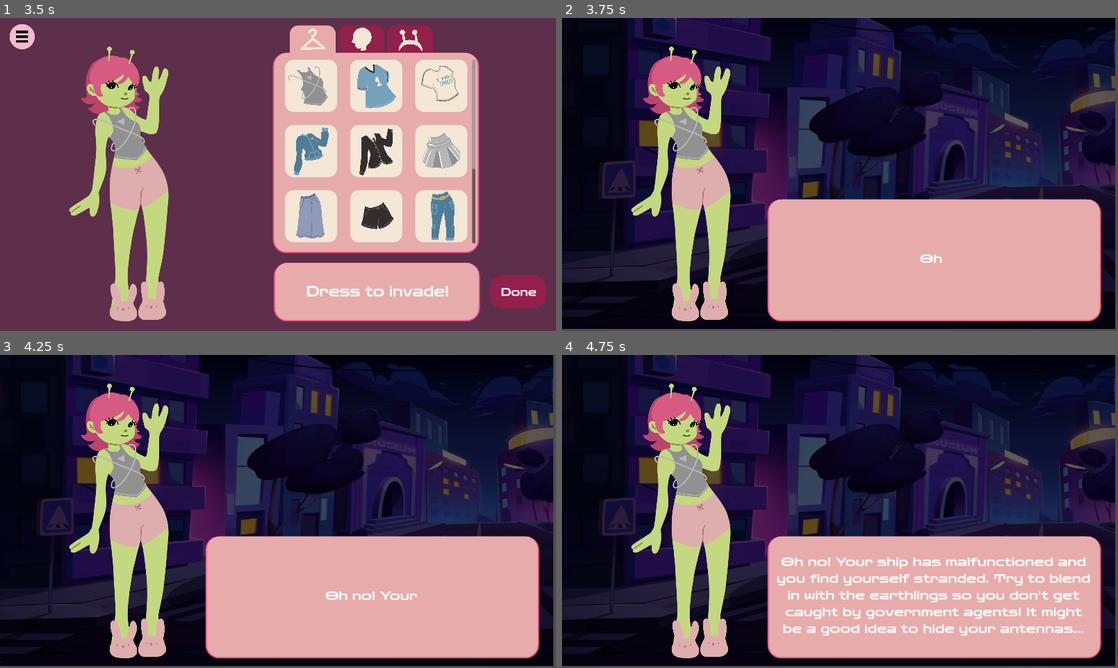
Above: before the commit, frames 1-4 (two rows, left to right).
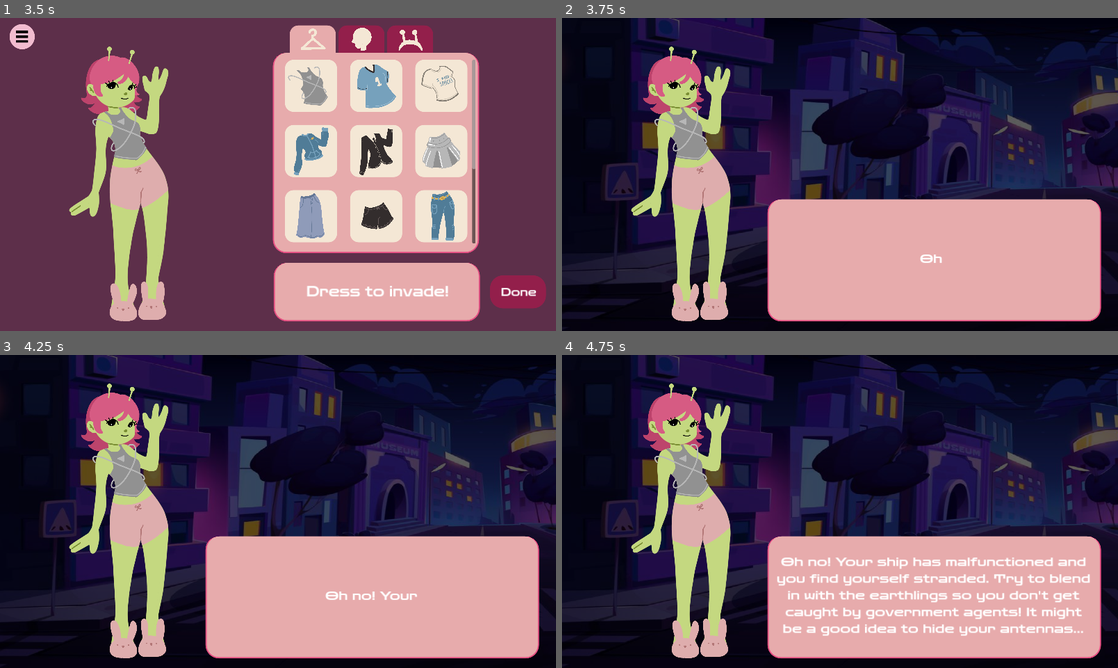
Above: after the commit, the same moments.

Repository: aanahid/HackNC2024
Game: Godot game, scene res://scenes/menu.tscn
Same seed, same stepped clock (60 frames per second), same inputs: the game is played once before the commit and once after it.
Inputs (mouse positions are in pixels of both pictures, inside the frame that each line leads up to):
- Up to frame 1 (3.5 s): click (389, 215) at 0.5 s; tap Enter at 1.25, 1.35, 2.1, 2.75, 2.85 s; move the mouse to (278, 174) at 1.27 s; click (278, 174) at 1.42 s; tap Space at 2 s; move the mouse to (166, 190) at 2.02 s; click (166, 190) at 2.17 s; move the mouse to (333, 105) at 2.77 s; click (333, 105) at 2.92 s
- Up to frame 2 (3.75 s): click "Done" at 3.5 s
- Up to frame 3 (4.25 s): no input
- Up to frame 4 (4.75 s): move the mouse to (812, 574) at 4.27 s; tap Enter at 4.35 s; click (812, 574) at 4.42 s

Frame 1 is identical in both runs. In frame 2, 7.2% of the frame differs, in the area x 0-100%, y 0-100%; in frame 3, 7.2%; in frame 4, 7.2%.

Commit message:
Change background in settings

Diff:
--- a/scenes/cutscene.tscn
+++ b/scenes/cutscene.tscn
@@ -41,10 +41,8 @@
 
 [node name="background" type="TextureRect" parent="."]
 modulate = Color(0.366595, 0.366595, 0.366595, 1)
-offset_left = -7.0
-offset_top = -5.0
-offset_right = 1273.0
-offset_bottom = 715.0
+offset_right = 1280.0
+offset_bottom = 720.0
 texture = ExtResource("1_30xqh")
 expand_mode = 1
 metadata/_edit_lock_ = true
--- a/scenes/dress_invade.tscn
+++ b/scenes/dress_invade.tscn
@@ -1,7 +1,8 @@
-[gd_scene load_steps=46 format=3 uid="uid://ll8nkawifktc"]
+[gd_scene load_steps=47 format=3 uid="uid://ll8nkawifktc"]
 
 [ext_resource type="StyleBox" uid="uid://cma7qotq8yxmp" path="res://assets/styleboxflat/items_stylebox.tres" id="1_n256q"]
 [ext_resource type="Script" path="res://scripts/dress_invade.gd" id="1_w6f6x"]
+[ext_resource type="Texture2D" uid="uid://d07svgaqtpn04" path="res://assets/backgrounds/street.png" id="2_qwdiw"]
 [ext_resource type="StyleBox" uid="uid://quyqrk008ui5" path="res://assets/styleboxflat/pink_tab.tres" id="3_brpsm"]
 [ext_resource type="Texture2D" uid="uid://cpiijo387d2js" path="res://assets/icons/hanger.png" id="4_adrk1"]
 [ext_resource type="Texture2D" uid="uid://ccc4djhce0bhv" path="res://assets/Dressup/tops/greytop.png" id="4_lwye8"]
@@ -65,12 +66,17 @@
 z_index = -1
 offset_right = 1296.0
 offset_bottom = 736.0
-color = Color(0.921569, 0.862745, 0.631373, 1)
+color = Color(0.364706, 0.184314, 0.290196, 1)
 metadata/_edit_lock_ = true
 
 [node name="imgbackground" type="TextureRect" parent="."]
-offset_right = 40.0
-offset_bottom = 40.0
+visible = false
+modulate = Color(0.366595, 0.366595, 0.366595, 1)
+offset_right = 1280.0
+offset_bottom = 720.0
+texture = ExtResource("2_qwdiw")
+expand_mode = 1
+metadata/_edit_lock_ = true
 
 [node name="Items" type="Panel" parent="."]
 offset_left = 628.0
--- a/scenes/settings.gd
+++ b/scenes/settings.gd
@@ -5,19 +5,19 @@
 	$".".hide()
 
 func _on_yellow_pressed() -> void:
-	Global.background = 1
+	Global.set_background_variable(1)
 
 func _on_purple_pressed() -> void:
-	Global.background = 2
+	Global.set_background_variable(2)
 
 func _on_street_pressed() -> void:
-	Global.background = 3
+	Global.set_background_variable(3)
 
 func _on_street_2_pressed() -> void:
-	Global.background = 4
+	Global.set_background_variable(4)
 
 func _on_space_pressed() -> void:
-	Global.background = 5
+	Global.set_background_variable(5)
 
 func _on_check_button_toggled(toggled_on: bool) -> void:
 	Global.toggle_music()
--- a/scripts/Global.gd
+++ b/scripts/Global.gd
@@ -14,7 +14,13 @@
 
 @onready var round = 1
 
+signal background_changed(new_value)
 @onready var background = 2 # 5 options, 2 for purple as default
+
+func set_background_variable(new_value: int):
+	if background != new_value:
+		background = new_value
+		emit_signal("background_changed", background)
 
 var music_on = true  # This keeps track of whether music is on or off.
 @onready var music = preload("res://assets/spaceybg.mp3")  # Load your music file
--- a/scripts/dress_invade.gd
+++ b/scripts/dress_invade.gd
@@ -18,6 +18,8 @@
 var background5 = preload("res://assets/backgrounds/spacebg.jpg")
 
 func _ready():
+	Global.connect("background_changed", Callable(self, "_on_background_changed"))
+
 	Global.currentFace = 2
 	Global.currentShoes = 1
 	Global.currentBangs = 2
@@ -43,16 +45,7 @@
 	elif Global.round == 3:
 		$Theme/theme1/HBoxContainer/Label.text = "Dress to your heart's desire!"
 
-	if Global.background == 1:
-		$background.color = Color("#ebdca1")
-	elif Global.background == 2:
-		$background.color = Color("5d2f4a")
-	elif Global.background == 3:
-		$imgbackground.texture = background3
-	elif Global.background == 4:
-		$imgbackground.texture = background4
-	elif Global.background == 5:
-		$imgbackground.texture = background5
+	_on_background_changed(Global.background)
 
 func _on_clothes_button_pressed():
 	var clothes_box = $Items/clothes.get_theme_stylebox("panel")
@@ -92,7 +85,6 @@
 	clothes_items.hide()
 	faces_items.hide()
 	extra_items.show()
-
 
 func _on_please_pressed() -> void:
 	print("clicked")
@@ -432,3 +424,20 @@
 
 func _on_settings_pressed() -> void:
 	$setting_icon/settings/CanvasLayer/Settings.show()
+
+func _on_background_changed(new_value):
+	if Global.background == 1:
+		$imgbackground.hide()
+		$background.color = Color("#ebdca1")
+	elif Global.background == 2:
+		$imgbackground.hide()
+		$background.color = Color("5d2f4a")
+	elif Global.background == 3:
+		$imgbackground.show()
+		$imgbackground.texture = background3
+	elif Global.background == 4:
+		$imgbackground.show()
+		$imgbackground.texture = background4
+	elif Global.background == 5:
+		$imgbackground.show()
+		$imgbackground.texture = background5
Not shown: 1 places in scenes/Settings.tscn that only renumber resources
